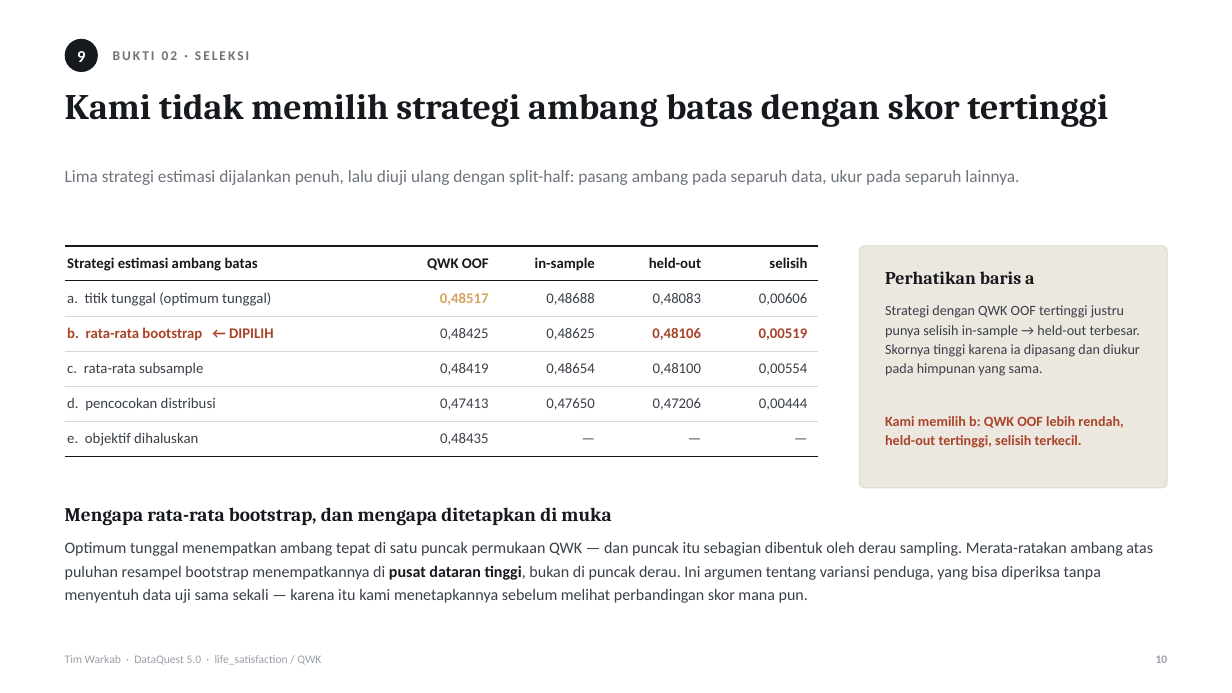
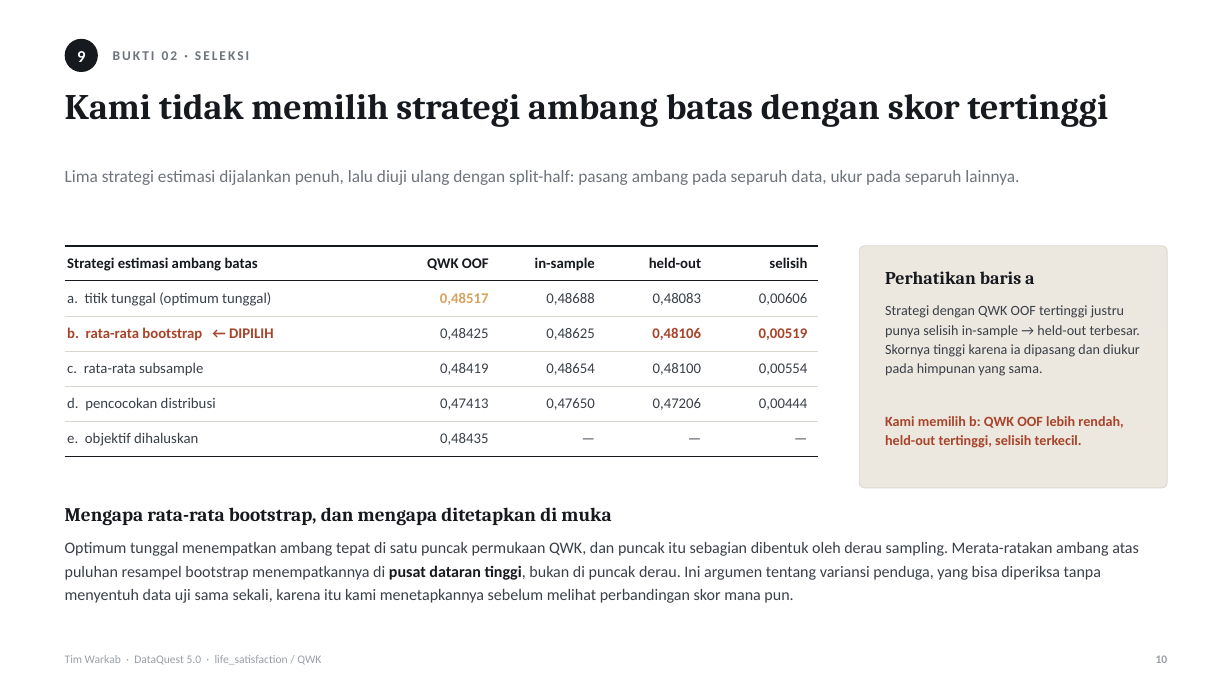
Before and after one commit to MikaelAdikara/DataQuest-Warkab, a slide deck: slide 10 of docs/Pitch_DataQuest5_Warkab.pptx. Drawn at 1232x693 pixels with LibreOffice and Linux fonts; fonts in the diff are those of the drawing. Boxes give left, top, right and bottom in pixels: in the first picture for what was removed or moved away, otherwise in the second. Text is boxed around its words. In the diff, an @@ line names an element or a change of style, - is before the commit and + after.

```diff
--- a/docs/Pitch_DataQuest5_Warkab.pptx
+++ b/docs/Pitch_DataQuest5_Warkab.pptx
@@ text at <box>65,542,1139,603</box>: text changed @@
-Optimum tunggal menempatkan ambang tepat di satu puncak permukaan QWK — dan puncak itu sebagian dibentuk oleh derau sampling. Merata-ratakan ambang atas puluhan resampel bootstrap menempatkannya di pusat dataran tinggi, bukan di puncak derau. Ini argumen tentang variansi penduga, yang bisa diperiksa tanpa menyentuh data uji sama sekali — karena itu kami menetapkannya sebelum melihat perbandingan skor mana pun.
+Optimum tunggal menempatkan ambang tepat di satu puncak permukaan QWK, dan puncak itu sebagian dibentuk oleh derau sampling. Merata-ratakan ambang atas puluhan resampel bootstrap menempatkannya di pusat dataran tinggi, bukan di puncak derau. Ini argumen tentang variansi penduga, yang bisa diperiksa tanpa menyentuh data uji sama sekali, karena itu kami menetapkannya sebelum melihat perbandingan skor mana pun.
```
Also in this commit, not shown: 21 other slides changed, 4 other files.
